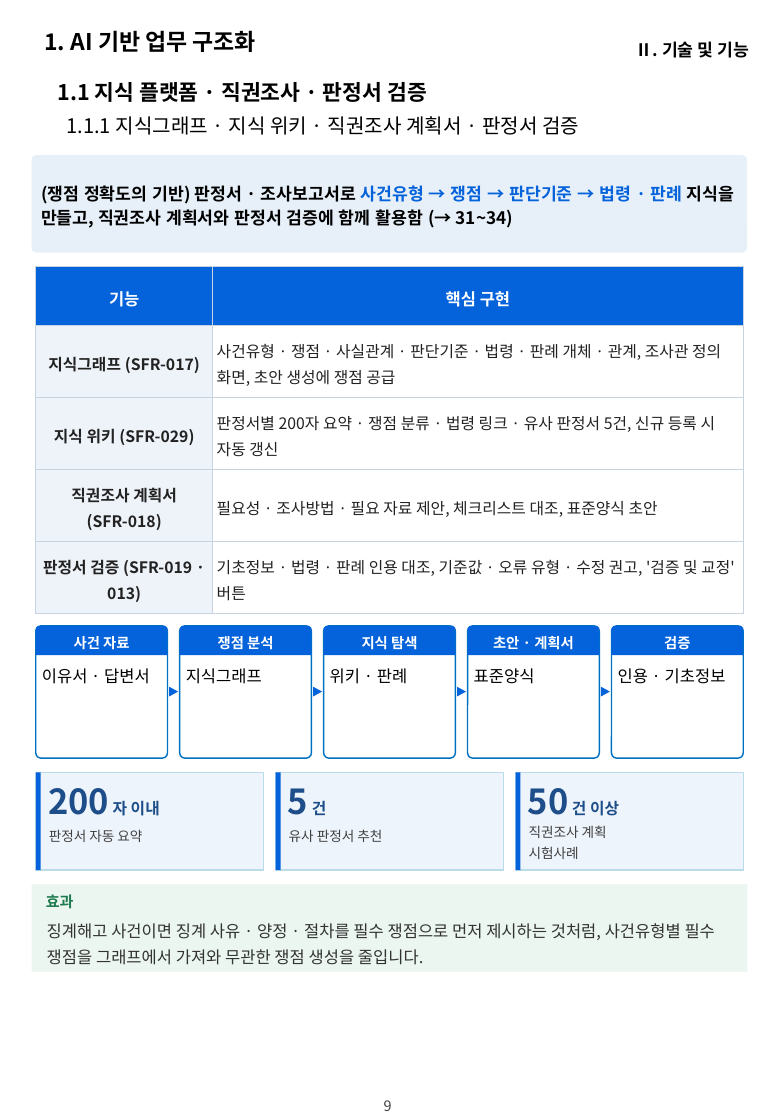
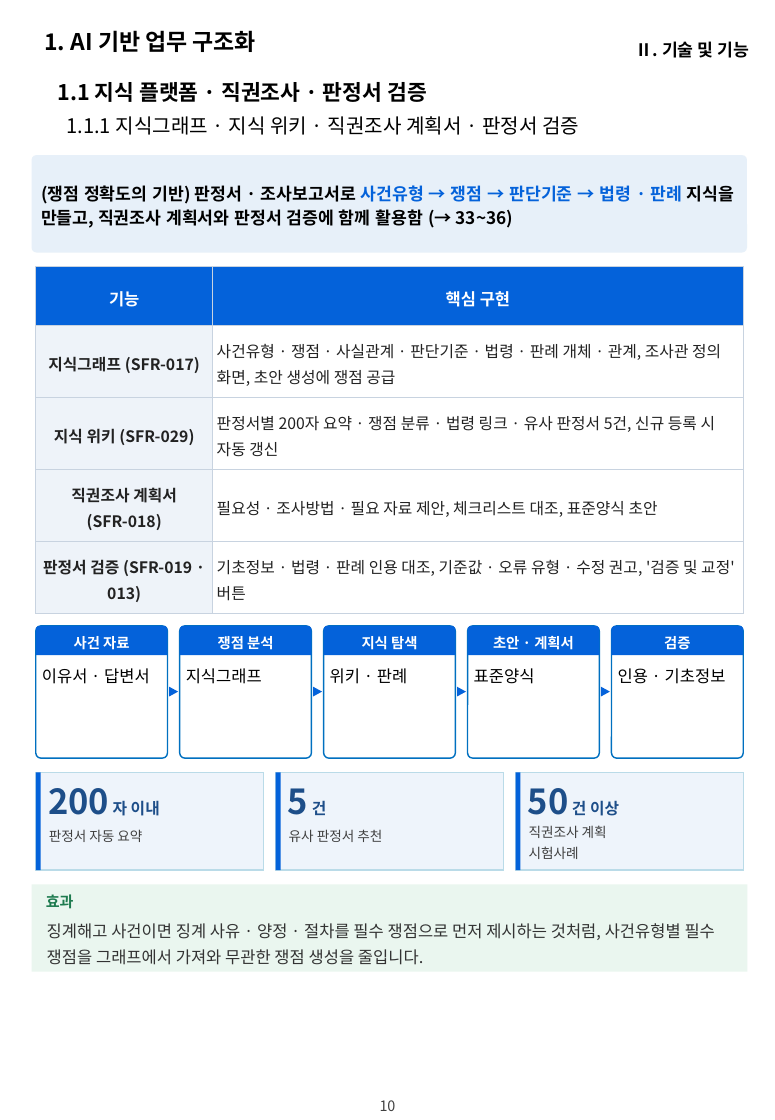
Before and after one commit to hwangsteeve-tech/hbjw, a slide deck: slide 10 of proposals/2026-11_nlrc-ai-labor-commission/nlrc_제안요약서.pptx (slide 9 before the commit). Drawn at 775x1120 pixels with LibreOffice and Linux fonts; fonts in the diff are those of the drawing; background and template pictures are left out. Boxes give left, top, right and bottom in pixels: in the first picture for what was removed or moved away, otherwise in the second. Text is boxed around its words. In the diff, an @@ line names an element or a change of style, - is before the commit and + after.

```diff
--- a/proposals/2026-11_nlrc-ai-labor-commission/nlrc_제안요약서.pptx
+++ b/proposals/2026-11_nlrc-ai-labor-commission/nlrc_제안요약서.pptx
@@ text in rounded rectangle at (x1=41, y1=185, x2=734, y2=228): text changed @@
-(쟁점 정확도의 기반) 판정서 · 조사보고서로 사건유형 → 쟁점 → 판단기준 → 법령 · 판례 지식을 만들고, 직권조사 계획서와 판정서 검증에 함께 활용함 (→ 31~34)
+(쟁점 정확도의 기반) 판정서 · 조사보고서로 사건유형 → 쟁점 → 판단기준 → 법령 · 판례 지식을 만들고, 직권조사 계획서와 판정서 검증에 함께 활용함 (→ 33~36)
@@ text at (x1=380, y1=1100, x2=394, y2=1111): text changed @@
-9
+10
@@ page number at (x1=380, y1=1100, x2=396, y2=1111): text changed @@
-9
+10
```
Also in this commit, not shown: 9 other slides changed, 1 slide added, 12 other files.
